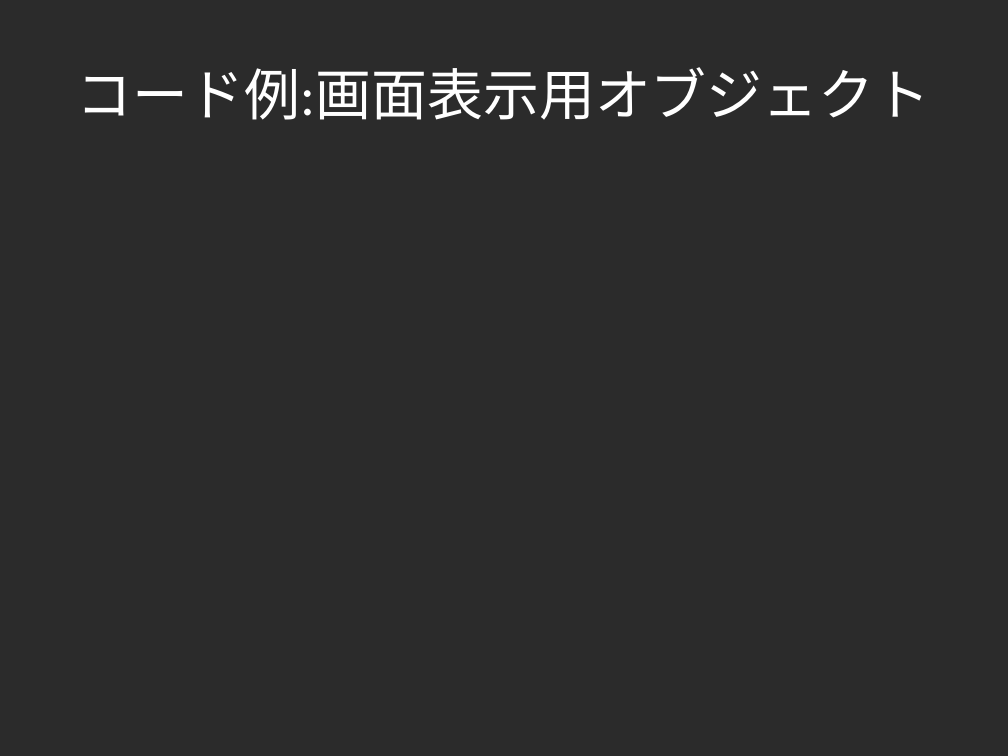
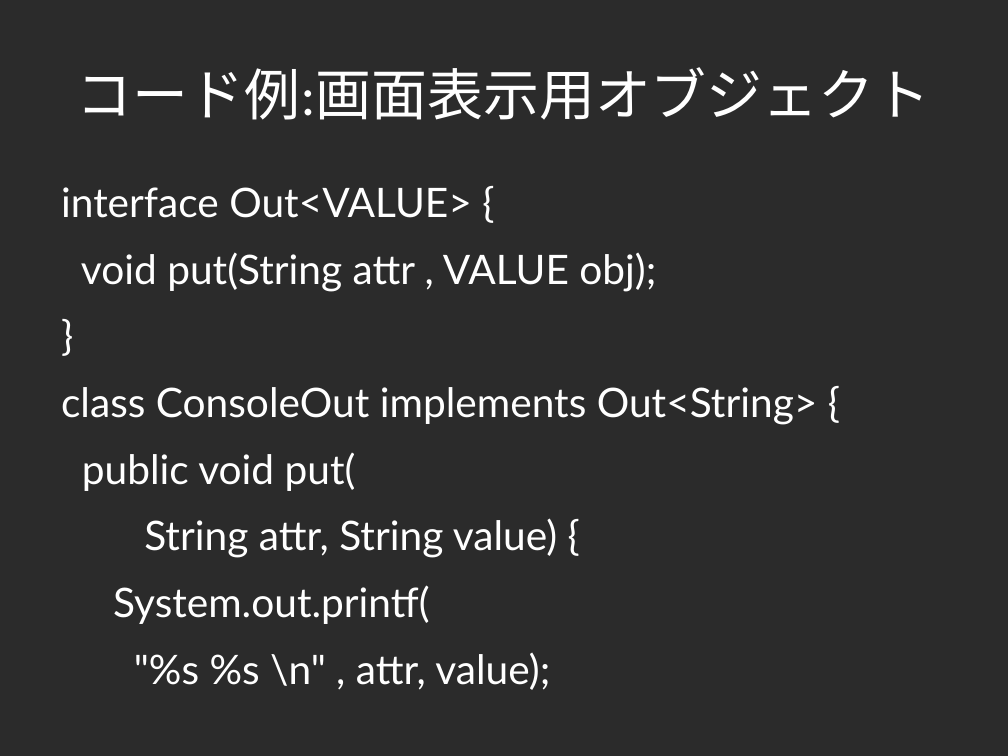
Before and after one commit to yojik/yojik-lib, a slide deck: slide 70 of 2009devsumi/oo_exercise/doc/devsum.odp (slide 63 before the commit). Drawn at 1008x756 pixels with LibreOffice and Linux fonts; fonts in the diff are those of the drawing; background and template pictures are left out; a plain dark background stands for a picture behind light text. Boxes give left, top, right and bottom in pixels: in the first picture for what was removed or moved away, otherwise in the second. Text is boxed around its words. In the diff, an @@ line names an element or a change of style, - is before the commit and + after.

```diff
--- a/2009devsumi/oo_exercise/doc/devsum.odp
+++ b/2009devsumi/oo_exercise/doc/devsum.odp
@@ text added at bbox=[61, 187, 818, 690], 32 pt, text #FFFFFF @@
+interface Out<VALUE> {
+void put(String attr , VALUE obj);
+}
+class ConsoleOut implements Out<String> {
+public void put(
+String attr, String value) {
+System.out.printf(
+"%s %s \n" , attr, value);
```
Also in this commit, not shown: 41 other slides changed, 13 slides added, 2 slides removed, 1 other file.
